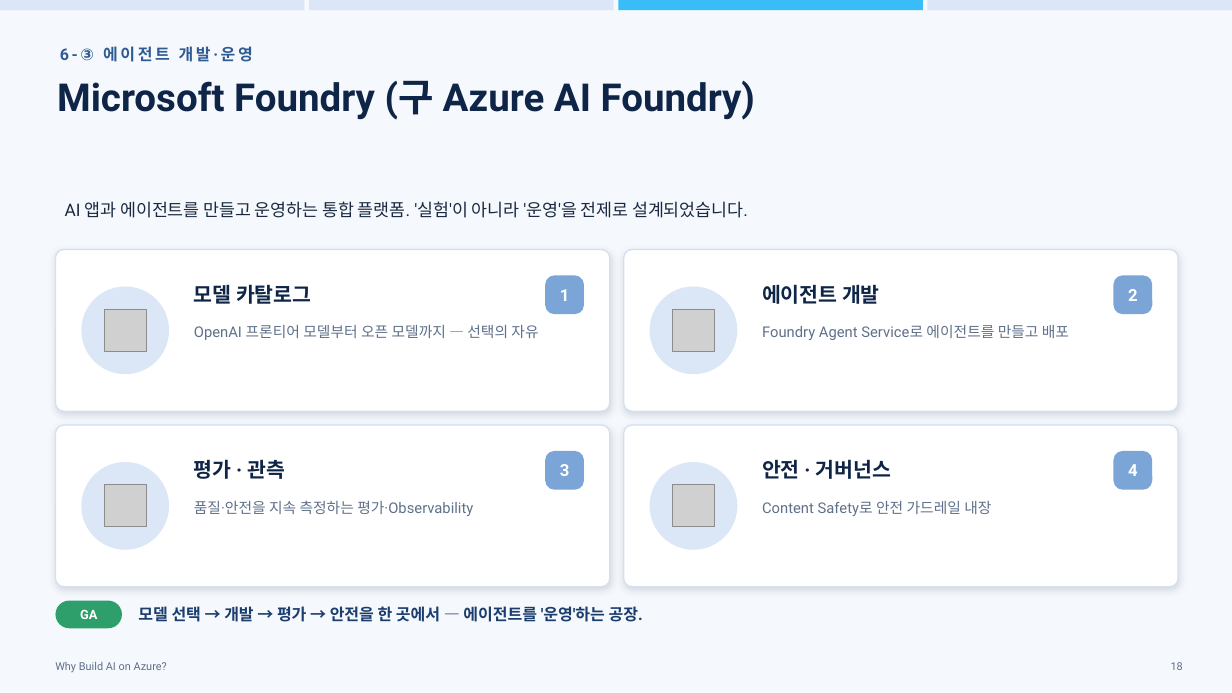
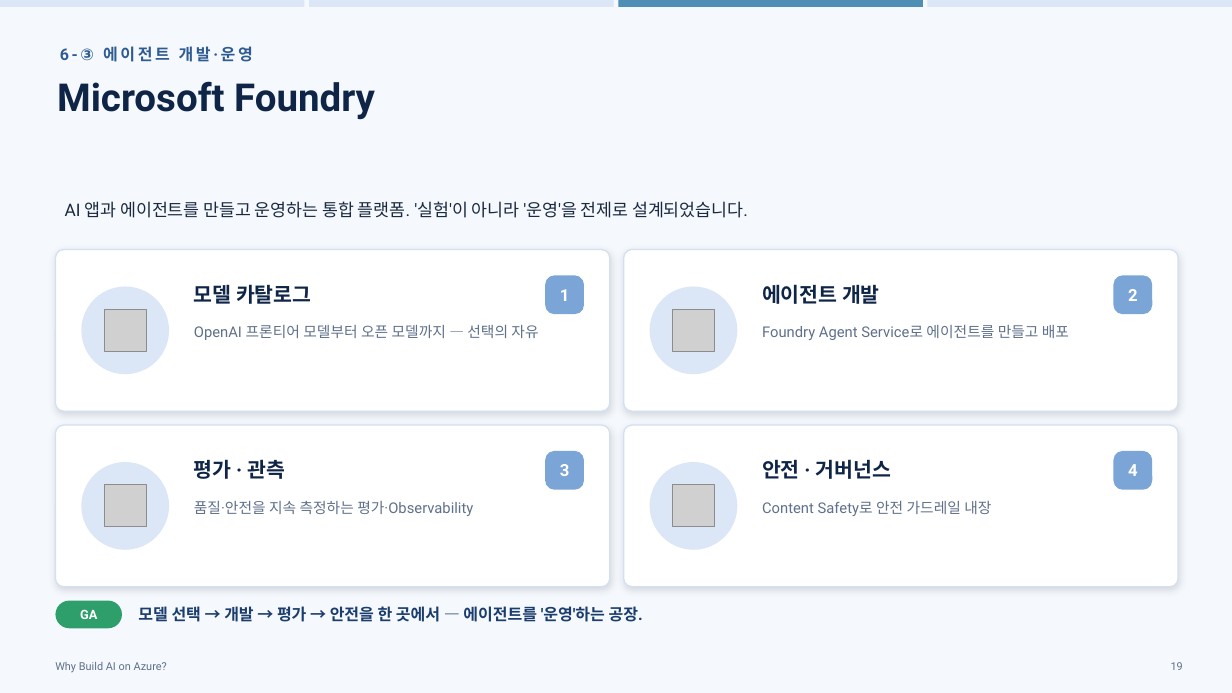
Before and after one commit to hijigoo/why-build-ai-on-azure, a slide deck: slide 19 of PROD-why-build-ai-on-azure.pptx (slide 18 before the commit). Drawn at 1232x693 pixels with LibreOffice and Linux fonts; fonts in the diff are those of the drawing; grey boxes stand for pictures. Boxes give left, top, right and bottom in pixels: in the first picture for what was removed or moved away, otherwise in the second. Text is boxed around its words. In the diff, an @@ line names an element or a change of style, - is before the commit and + after.

```diff
--- a/PROD-why-build-ai-on-azure.pptx
+++ b/PROD-why-build-ai-on-azure.pptx
@@ rectangle: place and size @@
-rectangle at [0,0,305,10]
+rectangle at [0,0,305,6]
@@ rectangle: place and size @@
-rectangle at [310,0,615,10]
+rectangle at [310,0,615,6]
@@ rectangle: place and size @@
-rectangle at [618,0,923,10]
+rectangle at [618,0,923,6]
@@ rectangle at [618,0,923,6]: fill #38BDF8 to #4F8FB6 @@
@@ rectangle: place and size @@
-rectangle at [928,0,1232,10]
+rectangle at [928,0,1232,6]
@@ text at [57,81,375,120]: text changed @@
-Microsoft Foundry (구 Azure AI Foundry)
+Microsoft Foundry
@@ text at [1171,662,1183,670]: text changed @@
-18
+19
```
Also in this commit, not shown: 30 other slides changed, 1 slide added, 2 other files.
